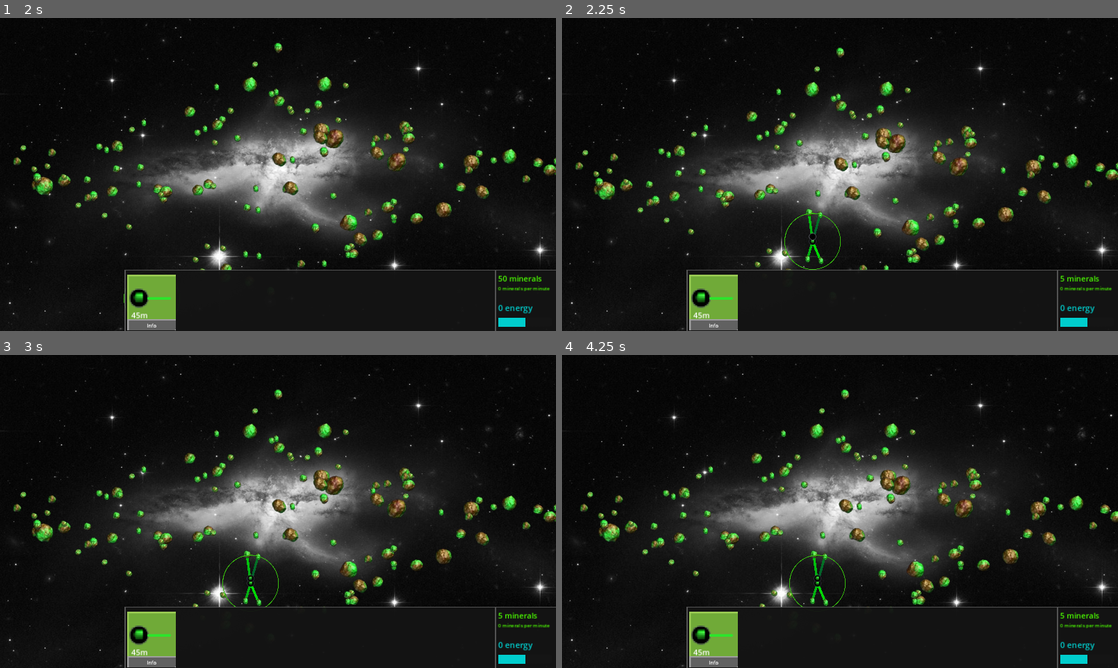
Above: before the commit, frames 1-4 (two rows, left to right).
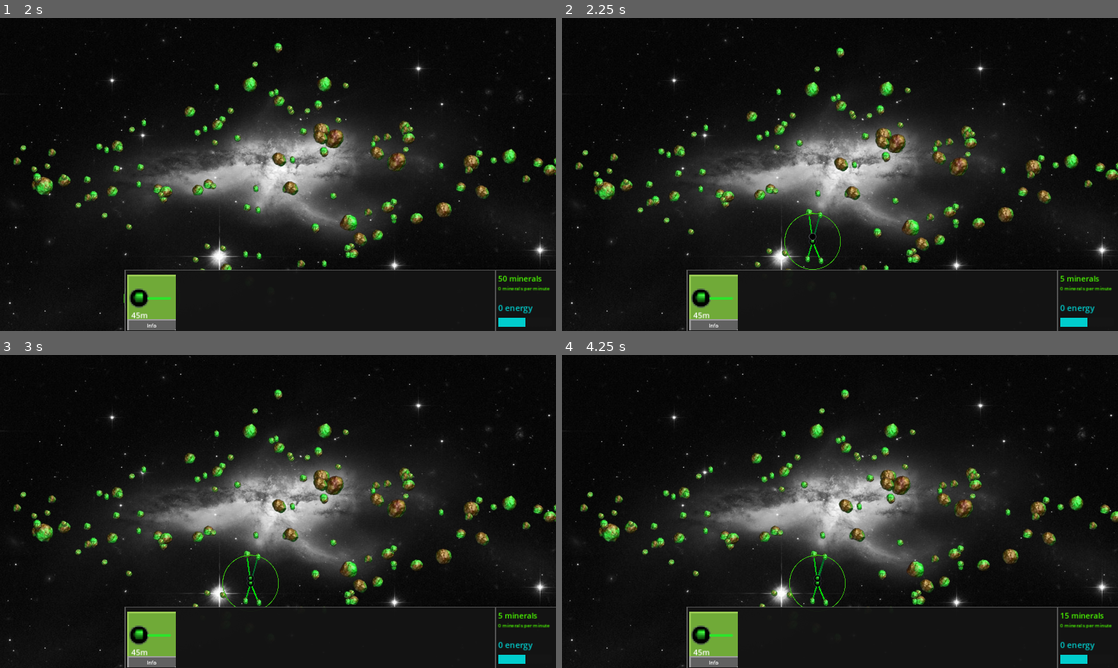
Above: after the commit, the same moments.

Repository: ramhacks/space-game-remake
Game: Godot game, scene res://survival.tscn
Same seed, same stepped clock (60 frames per second), same inputs: the game is played once before the commit and once after it.
Inputs (mouse positions are in pixels of both pictures, inside the frame that each line leads up to):
- Up to frame 1 (2 s): click (150, 324) at 0.5 s; click (150, 299) at 1.25 s
- Up to frame 2 (2.25 s): tap Enter at 2 s; move the mouse to (812, 237) at 2.02 s; hold Up (move_up) from 2.03 s (still down); click (812, 237) at 2.17 s
- Up to frame 3 (3 s): release Up (move_up) at 2.75 s; tap Space at 2.75 s; drag from (444, 558) to (278, 527) at 2.77 s
- Up to frame 4 (4.25 s): tap Enter at 3.5 s; move the mouse to (673, 464) at 3.52 s; hold Left (move_left) from 3.53 s (still down)

Frame 1 is identical in both runs. In frame 2, less than 0.1% of the frame differs, in the area x 44-47%, y 63-77%; in frame 3, less than 0.1%; in frame 4, 0.1%, in the area x 45-98%, y 64-85%.

Commit message:
Cooldown
Added a cooldown feature to the mining tower

Diff:
--- a/the-space-game/Asteroid GD/Asteroid_Script.gd
+++ b/the-space-game/Asteroid GD/Asteroid_Script.gd
@@ -31,7 +31,6 @@
 	self.resources = my_size * 52
 
 
-
 	if(self.asteroid_size % 2):
 		if((self.asteroid_size + 1) > 932):
 			self.asteroid_size = self.asteroid_size - 1
@@ -41,7 +40,7 @@
 
 
 func assign_full_texture():
-	texture = load(self.texture_path)
+	texture = load(self.texture_path) #assign full texture to self
 
 func assign_empty_texture():
 	self.texture_path = "res://Asteroid_Images/" + str(self.asteroid_size+1) + '.png'
@@ -64,6 +63,6 @@
 
 		return 1
 	else:
-
+		#assign an empty texture if it is empty, this will rarly be called but is here just in case
 		assign_empty_texture()
 		return 0
--- a/the-space-game/Asteroid GD/asteroid_gen.gd
+++ b/the-space-game/Asteroid GD/asteroid_gen.gd
@@ -1,7 +1,5 @@
 extends Node2D
 
-
-# Called when the node enters the scene tree for the first time.
 
 
 func gen_float_list(transformy, asteroid_sep):
--- a/the-space-game/Survival_Scene_Scripts/globals.gd
+++ b/the-space-game/Survival_Scene_Scripts/globals.gd
@@ -1,12 +1,7 @@
 extends Node
 
-var resources = 50  # amount of resources the current player has
-
-# Called when the node enters the scene tree for the first time.
-func _ready() -> void:
-	pass # Replace with function body.
+#This will only ever hold global variables, maybe functions but it is
+#not recommended unless absolutly necessary
 
 
-# Called every frame. 'delta' is the elapsed time since the previous frame.
-func _process(delta: float) -> void:
-	pass
+var resources = 50  # amount of resources the current player has
--- a/the-space-game/Survival_Scene_Scripts/survival.gd
+++ b/the-space-game/Survival_Scene_Scripts/survival.gd
@@ -5,6 +5,7 @@
 
 
 
+signal connect_game_ticks(node)
 
 #these two variables are if we are going to place a tower, press the tower button and show the tower following
 #the mouse and then what type of tower we are placing, the functionality of the towers will be the same for
@@ -12,6 +13,8 @@
 var placing_tower = false
 var tower_to_place
 var tower_scene
+
+var game_tick_timer
 
 
 var starting_tower_pos
@@ -26,6 +29,8 @@
 	#temporary just to test miner tower
 
 	mining_tower = preload("res://towers/Miner/miner.tscn")
+
+	game_tick_timer = get_node("Global_Ticks")
 
 
 
@@ -78,6 +83,10 @@
 			copy.get_node("collider").visible = false
 
 
+
+
+
+
 func _on_miner_button_pressed() -> void:
 	if(Globals.resources - 45 >= 0):
 
--- /dev/null
+++ b/the-space-game/game_ticks.gd
@@ -0,0 +1,20 @@
+extends Timer
+
+signal one_and_half_ticks
+
+
+# Called when the node enters the scene tree for the first time.
+func _ready() -> void:
+	pass
+
+
+
+
+# Called every frame. 'delta' is the elapsed time since the previous frame.
+func _process(delta: float) -> void:
+	pass
+
+
+func _on_timeout() -> void:
+
+	self.start()
--- a/the-space-game/survival.tscn
+++ b/the-space-game/survival.tscn
@@ -1,7 +1,8 @@
-[gd_scene load_steps=18 format=3 uid="uid://cf5pqleati37r"]
+[gd_scene load_steps=19 format=3 uid="uid://cf5pqleati37r"]
 
 [ext_resource type="Script" path="res://Survival_Scene_Scripts/survival.gd" id="1_e2foe"]
 [ext_resource type="Script" path="res://Survival_Scene_Scripts/area_2d.gd" id="2_fmvyw"]
+[ext_resource type="Script" path="res://game_ticks.gd" id="2_yr8rd"]
 [ext_resource type="Texture2D" uid="uid://byomb7sbq1xd2" path="res://images/image(1).jpg" id="3_vqmru"]
 [ext_resource type="Theme" uid="uid://chdmu6kfrhoyk" path="res://Themes/hotbar_background1.tres" id="4_ihjta"]
 [ext_resource type="Theme" uid="uid://dyhmoabmqtjno" path="res://Themes/hotbar_background2.tres" id="5_85nvo"]
@@ -14,7 +15,7 @@
 size = Vector2(1152, 712)
 
 [sub_resource type="RectangleShape2D" id="RectangleShape2D_otb3a"]
-size = Vector2(896, 126)
+size = Vector2(892, 126)
 
 [sub_resource type="Theme" id="Theme_tklwr"]
 Panel/styles/panel = null
@@ -41,6 +42,11 @@
 
 [node name="Survival" type="Node2D"]
 script = ExtResource("1_e2foe")
+
+[node name="Global_Ticks" type="Timer" parent="."]
+wait_time = 1.5
+autostart = true
+script = ExtResource("2_yr8rd")
 
 [node name="Camera_Area" type="Area2D" parent="."]
 collision_layer = 0
@@ -64,16 +70,19 @@
 offset_right = 1152.0
 offset_bottom = 710.0
 texture = ExtResource("3_vqmru")
+metadata/_edit_lock_ = true
 
 [node name="HotBar_Layer" type="CanvasLayer" parent="."]
 
 [node name="Hotbar" type="Area2D" parent="HotBar_Layer"]
 collision_layer = 3
 collision_mask = 3
+metadata/_edit_lock_ = true
 
 [node name="CollisionShape2D" type="CollisionShape2D" parent="HotBar_Layer/Hotbar"]
-position = Vector2(704, 585)
+position = Vector2(706, 585)
 shape = SubResource("RectangleShape2D_otb3a")
+metadata/_edit_lock_ = true
 
 [node name="Hotbar_Background" type="Panel" parent="HotBar_Layer"]
 offset_left = 258.0
@@ -92,34 +101,42 @@
 theme = ExtResource("5_85nvo")
 metadata/_edit_lock_ = true
 
-[node name="Info" type="TextureButton" parent="HotBar_Layer/Hotbar_Background/Hotbar_Forground"]
+[node name="Mine_Button_Holder" type="Control" parent="HotBar_Layer/Hotbar_Background/Hotbar_Forground"]
+anchors_preset = 0
+offset_left = 4.0
+offset_top = 9.0
+offset_right = 104.0
+offset_bottom = 125.0
+
+[node name="Info" type="TextureButton" parent="HotBar_Layer/Hotbar_Background/Hotbar_Forground/Mine_Button_Holder"]
 z_index = 3
-offset_left = 4.0
-offset_top = 101.0
-offset_right = 104.0
-offset_bottom = 124.0
+layout_mode = 0
+offset_top = 92.0
+offset_right = 100.0
+offset_bottom = 115.0
 texture_normal = ExtResource("6_dq7hv")
 texture_pressed = ExtResource("7_to1tn")
-
-[node name="Miner_Button" type="TextureButton" parent="HotBar_Layer/Hotbar_Background/Hotbar_Forground"]
+metadata/_edit_lock_ = true
+
+[node name="Miner_Button" type="TextureButton" parent="HotBar_Layer/Hotbar_Background/Hotbar_Forground/Mine_Button_Holder"]
 z_index = 2
 layout_mode = 2
-offset_left = 4.0
-offset_top = 9.0
-offset_right = 104.0
-offset_bottom = 109.0
+offset_right = 100.0
+offset_bottom = 100.0
 texture_normal = ExtResource("8_vnyq4")
 texture_pressed = ExtResource("9_pw457")
 stretch_mode = 0
-
-[node name="Price" type="Label" parent="HotBar_Layer/Hotbar_Background/Hotbar_Forground"]
+metadata/_edit_lock_ = true
+
+[node name="Price" type="Label" parent="HotBar_Layer/Hotbar_Background/Hotbar_Forground/Mine_Button_Holder"]
 z_index = 2
 layout_mode = 0
-offset_left = 12.0
-offset_top = 81.0
-offset_right = 52.0
-offset_bottom = 104.0
+offset_left = 8.0
+offset_top = 72.0
+offset_right = 48.0
+offset_bottom = 95.0
 text = "45m"
+metadata/_edit_lock_ = true
 
 [node name="ColorRect2" type="ColorRect" parent="HotBar_Layer"]
 z_index = 3
@@ -136,6 +153,7 @@
 anchors_preset = 0
 offset_right = 124.0
 offset_bottom = 62.0
+metadata/_edit_lock_ = true
 
 [node name="Resources" type="Label" parent="HotBar_Layer/ColorRect2/Right Box"]
 z_index = 4
@@ -146,6 +164,7 @@
 offset_bottom = 28.0
 text = "50 minerals"
 label_settings = SubResource("LabelSettings_a1qks")
+metadata/_edit_lock_ = true
 
 [node name="RPM" type="Label" parent="HotBar_Layer/ColorRect2/Right Box"]
 z_index = 4
@@ -156,6 +175,7 @@
 offset_bottom = 46.0
 text = "0 minerals per minute"
 label_settings = SubResource("LabelSettings_qefu7")
+metadata/_edit_lock_ = true
 
 [node name="Energy" type="Label" parent="HotBar_Layer/ColorRect2/Right Box"]
 z_index = 4
@@ -166,6 +186,7 @@
 offset_bottom = 89.0
 text = "0 energy"
 label_settings = SubResource("LabelSettings_jdsif")
+metadata/_edit_lock_ = true
 
 [node name="Energy_Amount_Bar" type="ProgressBar" parent="HotBar_Layer/ColorRect2/Right Box"]
 layout_mode = 0
@@ -176,7 +197,10 @@
 theme = SubResource("Theme_f3iv3")
 value = 50.0
 show_percentage = false
-
+metadata/_edit_lock_ = true
+
+[connection signal="connect_game_ticks" from="." to="Global_Ticks" method="_on_survival_connect_game_ticks"]
+[connection signal="timeout" from="Global_Ticks" to="Global_Ticks" method="_on_timeout"]
 [connection signal="cancel_spawn_tower" from="Camera_Area" to="." method="_on_camera_area_cancel_spawn_tower"]
 [connection signal="place_tower" from="Camera_Area" to="." method="_on_camera_area_place_tower"]
-[connection signal="pressed" from="HotBar_Layer/Hotbar_Background/Hotbar_Forground/Miner_Button" to="." method="_on_miner_button_pressed"]
+[connection signal="pressed" from="HotBar_Layer/Hotbar_Background/Hotbar_Forground/Mine_Button_Holder/Miner_Button" to="." method="_on_miner_button_pressed"]
--- a/the-space-game/towers/Miner/mine.gd
+++ b/the-space-game/towers/Miner/mine.gd
@@ -3,7 +3,14 @@
 
 var cur_name = "miner"
 
-var timer
+var timer #temporary
+
+
+
+var cooldown_timer
+var cooldown_delay = 1.5 #may need to be adjusted based on upgrade level
+var cooling_down = false
+
 
 var line_node
 
@@ -18,10 +25,14 @@
 # Called when the node enters the scene tree for the first time.
 func _ready() -> void:
 	child = self.get_node("Sprite2D")
-	timer = self.get_node("Timer")
+
+	timer = self.get_node("Timer") #The timer is in place of a power node, when we implement power, we won't need a timer
 	timer.set_wait_time(2)
 
+
 	line_node = self.get_node("Mining_Laser")
+	cooldown_timer = self.get_node("Cooldown")
+	cooldown_timer.set_wait_time(cooldown_delay)
 
 func set_placed(re_animate):  #required for all towers
 	hovering = false
@@ -31,7 +42,8 @@
 	#we won't activate this function so it will not activate the tower, only show it
 		child.placed = true
 
-	timer.start() #start mining functionality
+	timer.start() #start mining functionality, will be removed once we implement power
+
 
 func set_frame_child(frame): #required for all towers
 	child.frame = frame
@@ -54,25 +66,20 @@
 
 
 
-func _physics_process(delta):
-	if Input.is_action_pressed("move_right"):
-		#simulate the node getting power can change to any signal
-		powered = true
 
+#this function will be replaced with a signal from the power node connecting it to the power grid. Each power node
+#will relay a signal until it gets to this, for now we are just using a timer
+func _on_timer_timeout() -> void:
+	if(!cooling_down):
+		#if powered mine, else on the next 2 sec cycle delete the mining laser graphic
 
-
-func _on_timer_timeout() -> void:
-	#if powered mine, else on the next 2 sec cycle delete the mining laser graphic
-	if(!powered):
-		line_node.clear_points()
-		powered = true #remove
-
-	else:
 		child = self.get_node("Sprite2D")
 		if(child):
 			child.mine(line_node)
-		powered = false
-	timer.start()
+
+		cooling_down = true
+		cooldown_timer.start()
+
 
 
 
@@ -85,3 +92,11 @@
 
 func collision_list():
 	return child.asteroids_in_range
+
+func _on_cooldown_timeout() -> void:
+	#when the mining lasers cooldown is finished, we are available to mine when we recieve another power
+	#pulse, (for now it means we are available to mine when the timer is 0)
+	#this makes it so that it is not overpowered and has a mining time limit
+	line_node.clear_points()
+	cooling_down = false
+	timer.start()
--- a/the-space-game/towers/Miner/miner.tscn
+++ b/the-space-game/towers/Miner/miner.tscn
@@ -81,7 +81,7 @@
 script = ExtResource("1_2thg4")
 
 [node name="Mining_Laser" type="Line2D" parent="."]
-width = 5.0
+width = 3.0
 default_color = Color(0.192157, 0.988235, 0.164706, 1)
 gradient = SubResource("Gradient_okg80")
 script = ExtResource("4_njm1e")
@@ -102,7 +102,12 @@
 shape = SubResource("CircleShape2D_rqckh")
 
 [node name="Timer" type="Timer" parent="."]
+one_shot = true
+
+[node name="Cooldown" type="Timer" parent="."]
+one_shot = true
 
 [connection signal="body_entered" from="." to="." method="_on_body_entered"]
 [connection signal="force_change_collision" from="Sprite2D" to="." method="_on_sprite_2d_force_change_collision"]
 [connection signal="timeout" from="Timer" to="." method="_on_timer_timeout"]
+[connection signal="timeout" from="Cooldown" to="." method="_on_cooldown_timeout"]
